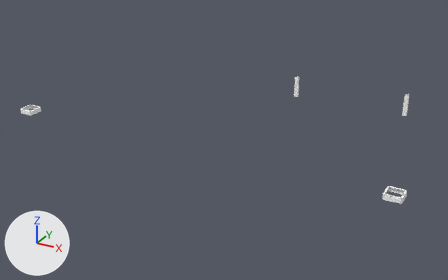
Before and after pictures for a commit that changed the OBJ model Games/GuruttoWorld/Assets/Models/StreetJourney/Baked/Block-2-11.obj.
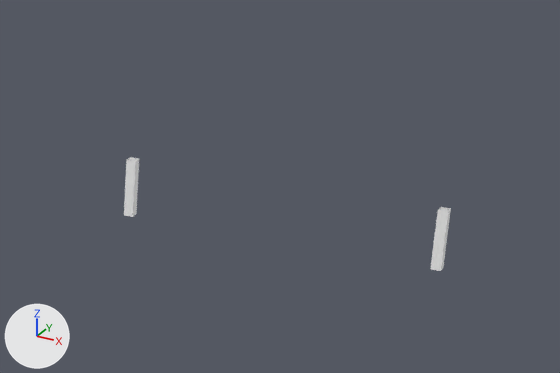
Each version appears first whole from a 50 mm lens placed at (24.2, 42.9, 18.5), pointed at (7.8, 72.8, 3.6), and next in a close-up on the part from 56% to 100% of the width and 7% to 54% of the height. Arrows for +X, +Y and +Z are at lower left; the lights stay in place. The last two pictures show the newer version. Where no turn or scale is listed for an object, it has been applied to the vertices. Vertices at exactly the same position are counted once.

The scene before the commit, as lines of its bpy script (objects in view):
```python
me_block_2_11 = bpy.data.meshes.new('Block-2-11')
me_block_2_11.from_pydata(...)  # 160 vertices, 256 faces; spans x -5.5..19.2, y 69.5..76.9, z 3.9..6.8
me_block_2_11.materials.append(mat_white)  # white #ffffff
ob_block_2_11 = bpy.data.objects.new('Block-2-11', me_block_2_11)
ob_block_2_11.location = (0.0, 0.0, 0.0)
```
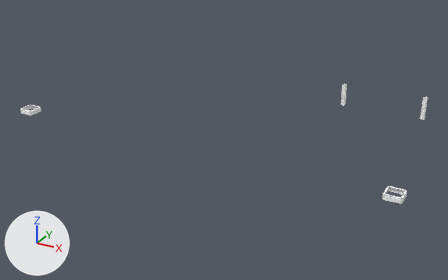
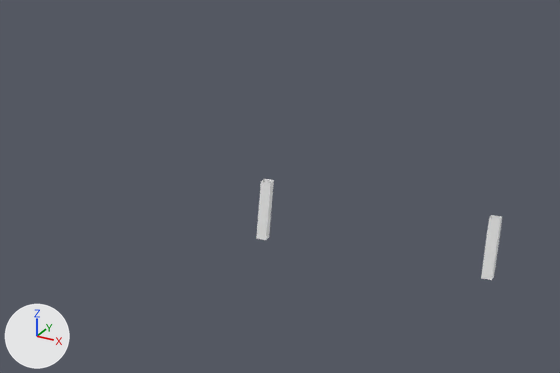
What differs and where, as boxes (x1, y1, x2, y2) in the close-ups (560 x 373 px; the box of a moved part takes in the faces that stretch with it):
'Block-2-11', reshaped: before (124, 157, 451, 271); after (256, 179, 502, 280)
part 1 of me_block_2_11, moved or reshaped: before (124, 157, 139, 217); after (256, 179, 274, 240)
part 2 of me_block_2_11, moved or reshaped: before (430, 207, 451, 271); after (481, 215, 502, 280)

The change in detail:
me_block_2_11 has 160 vertices, 256 faces and spans x -5.5..19.2, y 69.5..76.9, z 3.9..6.8.
me_block_2_11 is used by ob_block_2_11; location (0.0, 0.0, 0.0).
me_block_2_11 part 1: the loose piece of 16 vertices spanning x 10.6..10.8, y 76.7..76.9, z 5.6..6.8 is moved by (3.0, 0.0, 0.0).
me_block_2_11 part 2: the loose piece of 16 vertices spanning x 17.2..17.4, y 76.7..76.9, z 5.6..6.8 is moved by (1.0, 0.0, 0.0).
